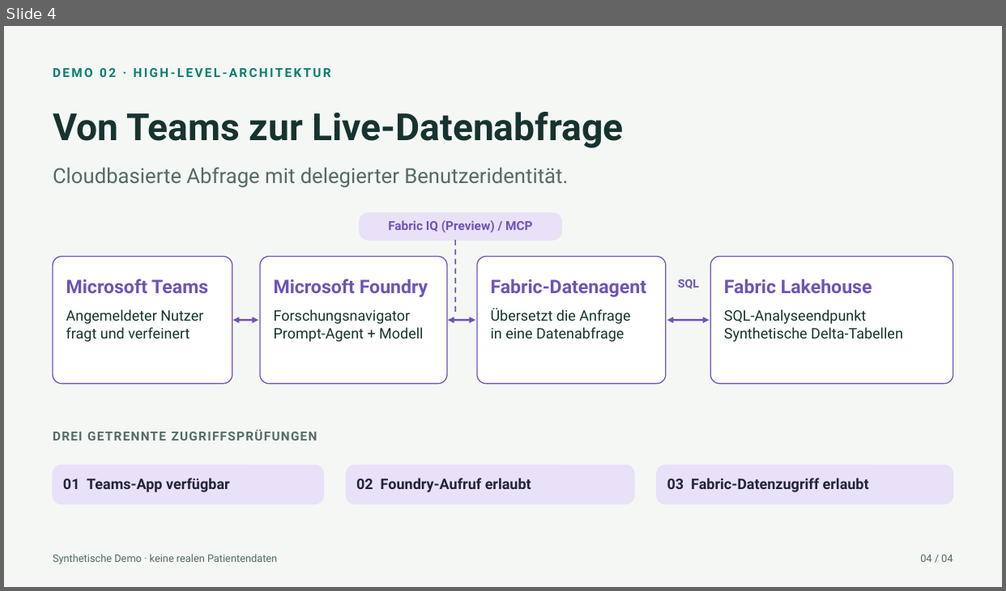
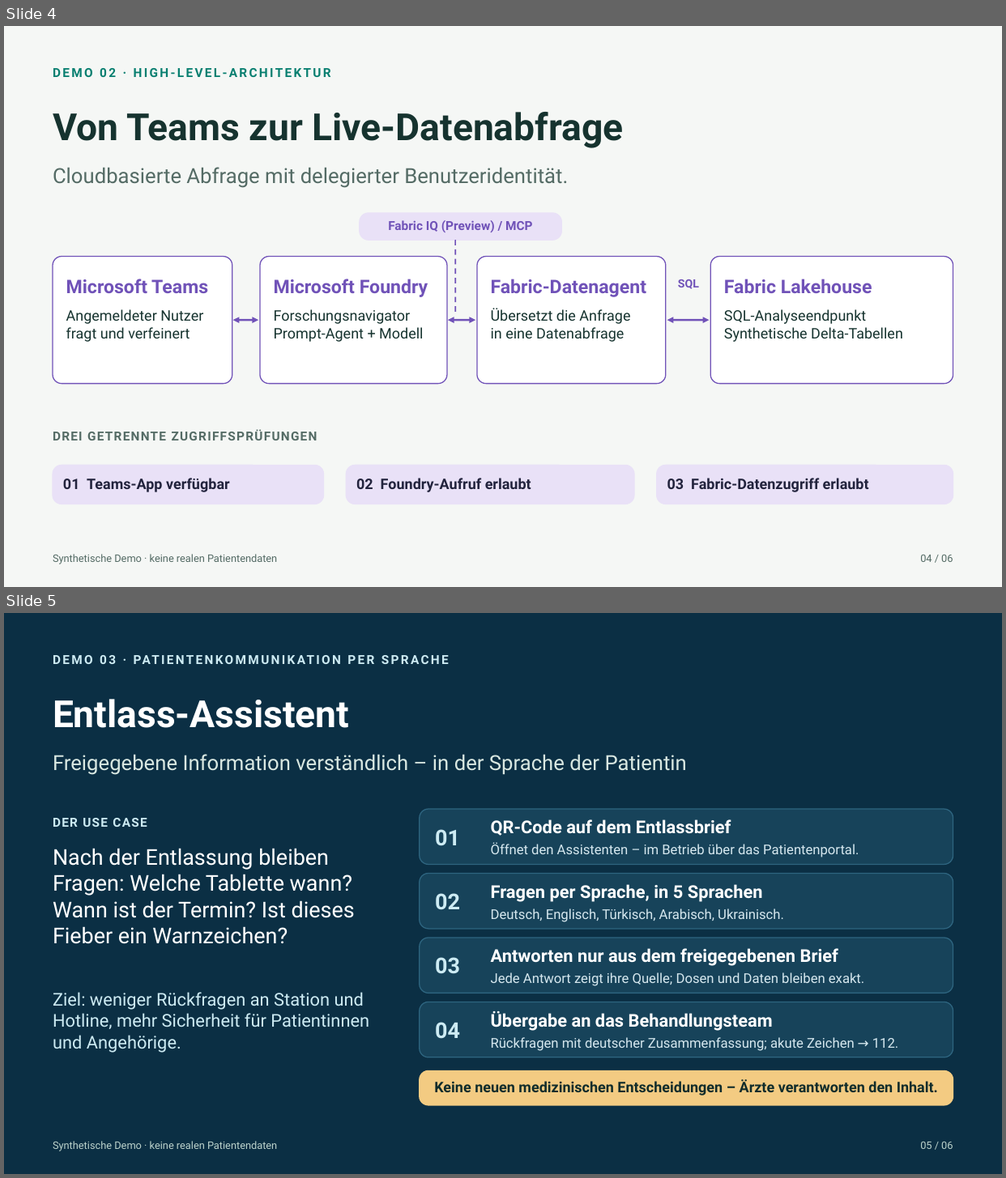
Before and after one commit to beyondelastic/healthcare-agent-demos, a slide deck: docs/slides/Healthcare-Agent-Demos-DE.pptx. Shown one above the other, each under a label of ours: slide 4 before the commit, slides 4 and 5 after it. The pictures are 1006x591 and 1006x1178 pixels, drawn with LibreOffice and Linux fonts; fonts in the diff are those of the drawing. Boxes give left, top, right and bottom in pixels: in the first picture for what was removed or moved away, otherwise in the second. Text is boxed around its words. In the diff, an @@ line names an element or a change of style, - is before the commit and + after.

```diff
--- a/docs/slides/Healthcare-Agent-Demos-DE.pptx
+++ b/docs/slides/Healthcare-Agent-Demos-DE.pptx
@@ slide 5 added at box(4, 613, 1002, 1174), background #0B2F44 @@
@@ text added at box(53, 650, 944, 669), 12 pt, text #CDEBF3, bold @@
+DEMO 03 · PATIENTENKOMMUNIKATION PER SPRACHE
@@ text added at box(53, 699, 349, 728), 36 pt, text #FFFFFF, bold @@
+Entlass-Assistent
@@ text added at box(53, 754, 687, 775), 20 pt, text #D9E8E2 @@
+Freigegebene Information verständlich – in der Sprache der Patientin
@@ text added at box(53, 818, 147, 827), 12 pt, text #CDEBF3, bold @@
+DER USE CASE
@@ rounded rectangle added at box(420, 809, 953, 865), fill #17435A, outline #2E6580 1 pt @@
@@ text added at box(435, 829, 460, 846), 21 pt, text #CDEBF3, bold @@
+01
@@ text added at box(491, 820, 731, 836), 17 pt, text #FFFFFF, bold @@
+QR-Code auf dem Entlassbrief
@@ text added at box(53, 848, 355, 944), 21 pt, text #FFFFFF @@
+Nach der Entlassung bleiben Fragen: Welche Tablette wann? Wann ist der Termin? Ist dieses Fieber ein Warnzeichen?
@@ text added at box(491, 842, 859, 858), 13 pt, text #D6E8EF @@
+Öffnet den Assistenten – im Betrieb über das Patientenportal.
@@ rounded rectangle added at box(420, 874, 953, 929), fill #17435A, outline #2E6580 1 pt @@
@@ text added at box(435, 893, 460, 910), 21 pt, text #CDEBF3, bold @@
+02
@@ text added at box(491, 884, 763, 902), 17 pt, text #FFFFFF, bold @@
+Fragen per Sprache, in 5 Sprachen
@@ text added at box(491, 909, 784, 922), 13 pt, text #D6E8EF @@
+Deutsch, Englisch, Türkisch, Arabisch, Ukrainisch.
@@ rounded rectangle added at box(420, 938, 953, 994), fill #17435A, outline #2E6580 1 pt @@
@@ text added at box(491, 948, 838, 966), 17 pt, text #FFFFFF, bold @@
+Antworten nur aus dem freigegebenen Brief
@@ text added at box(435, 957, 460, 974), 21 pt, text #CDEBF3, bold @@
+03
@@ text added at box(491, 973, 864, 986), 13 pt, text #D6E8EF @@
+Jede Antwort zeigt ihre Quelle; Dosen und Daten bleiben exakt.
@@ text added at box(53, 992, 369, 1053), 17 pt, text #CDEBF3 @@
+Ziel: weniger Rückfragen an Station und Hotline, mehr Sicherheit für Patientinnen und Angehörige.
@@ rounded rectangle added at box(420, 1003, 953, 1058), fill #17435A, outline #2E6580 1 pt @@
@@ text added at box(435, 1022, 460, 1039), 21 pt, text #CDEBF3, bold @@
+04
@@ text added at box(491, 1012, 773, 1031), 17 pt, text #FFFFFF, bold @@
+Übergabe an das Behandlungsteam
@@ text added at box(491, 1037, 898, 1051), 13 pt, text #D6E8EF @@
+Rückfragen mit deutscher Zusammenfassung; akute Zeichen → 112.
@@ rounded rectangle added at box(420, 1071, 953, 1105), fill #F3CB82, outline #F3CB82 1 pt @@
@@ text added at box(434, 1080, 938, 1096), 14 pt, text #102C2B, bold @@
+Keine neuen medizinischen Entscheidungen – Ärzte verantworten den Inhalt.
@@ text added at box(53, 1141, 277, 1152), 10 pt, text #BBD2CB @@
+Synthetische Demo · keine realen Patientendaten
@@ text added at box(920, 1142, 953, 1149), 10 pt, text #BBD2CB @@
+05 / 06
@@ slide 4 changed as well @@
@@ text at box(920, 555, 953, 562): text changed @@
-04 / 04
+04 / 06
```
Also in this commit, not shown: 3 other slides changed, 1 other slide added, 25 other files.
